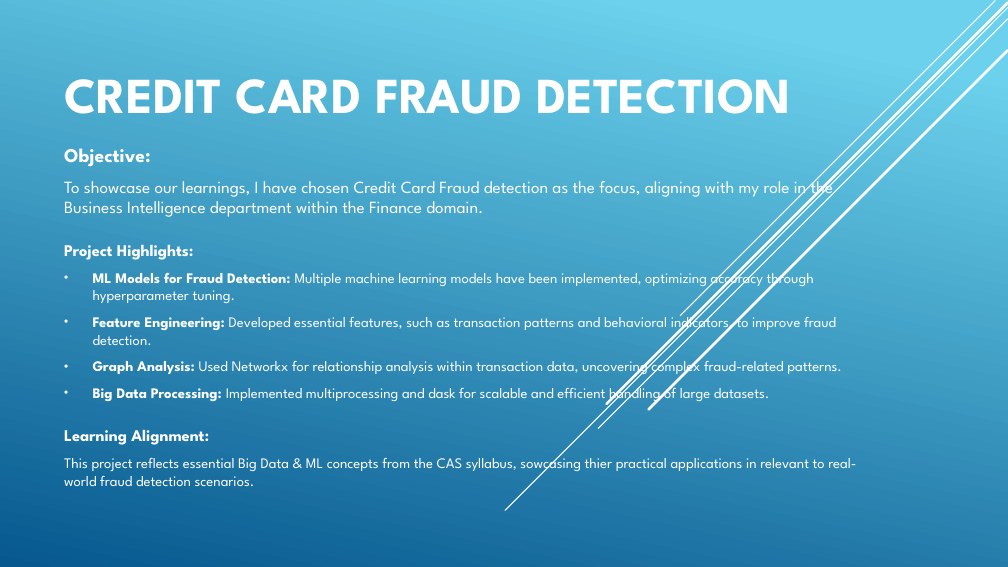
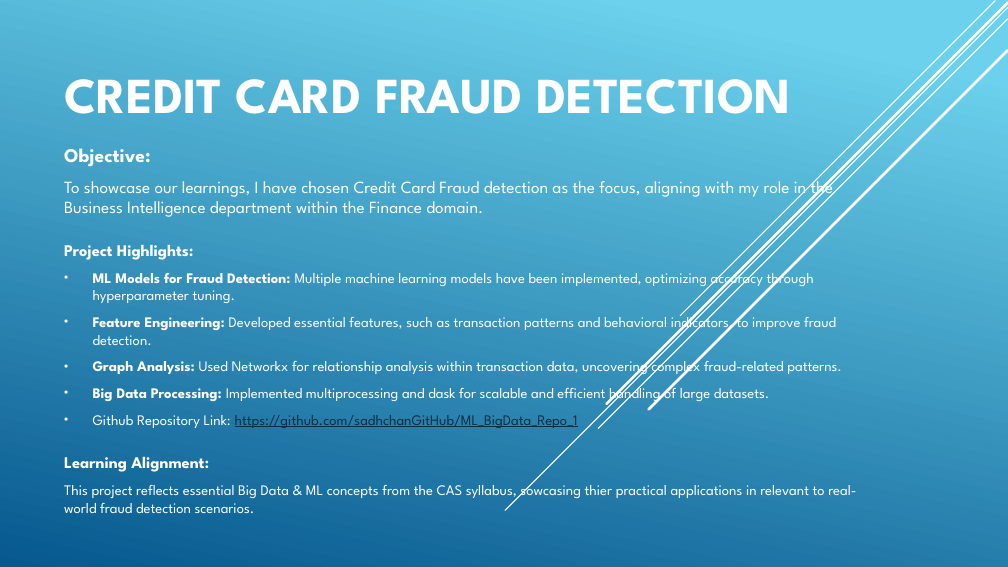
Before and after one commit to sadhchanGitHub/ML_BigData_Repo_1, a slide deck: slide 2 of docs/Credit_Card_Fraud_Detection_Project_BigData.pptx. Drawn at 1008x567 pixels with LibreOffice and Linux fonts; fonts in the diff are those of the drawing. Boxes give left, top, right and bottom in pixels: in the first picture for what was removed or moved away, otherwise in the second. Text is boxed around its words. In the diff, an @@ line names an element or a change of style, - is before the commit and + after.

```diff
--- a/docs/Credit_Card_Fraud_Detection_Project_BigData.pptx
+++ b/docs/Credit_Card_Fraud_Detection_Project_BigData.pptx
@@ subtitle at (93,415,578,428): paragraph added @@
+• Github Repository Link: https://github.com/sadhchanGitHub/ML_BigData_Repo_1
```
Also in this commit, not shown: 11 other files.
